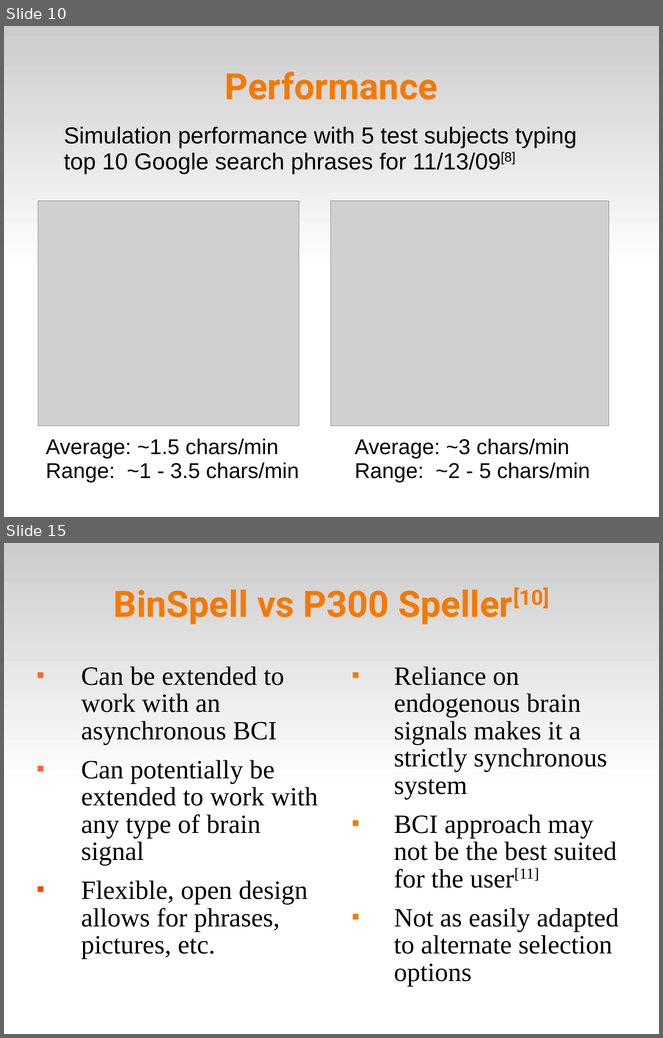
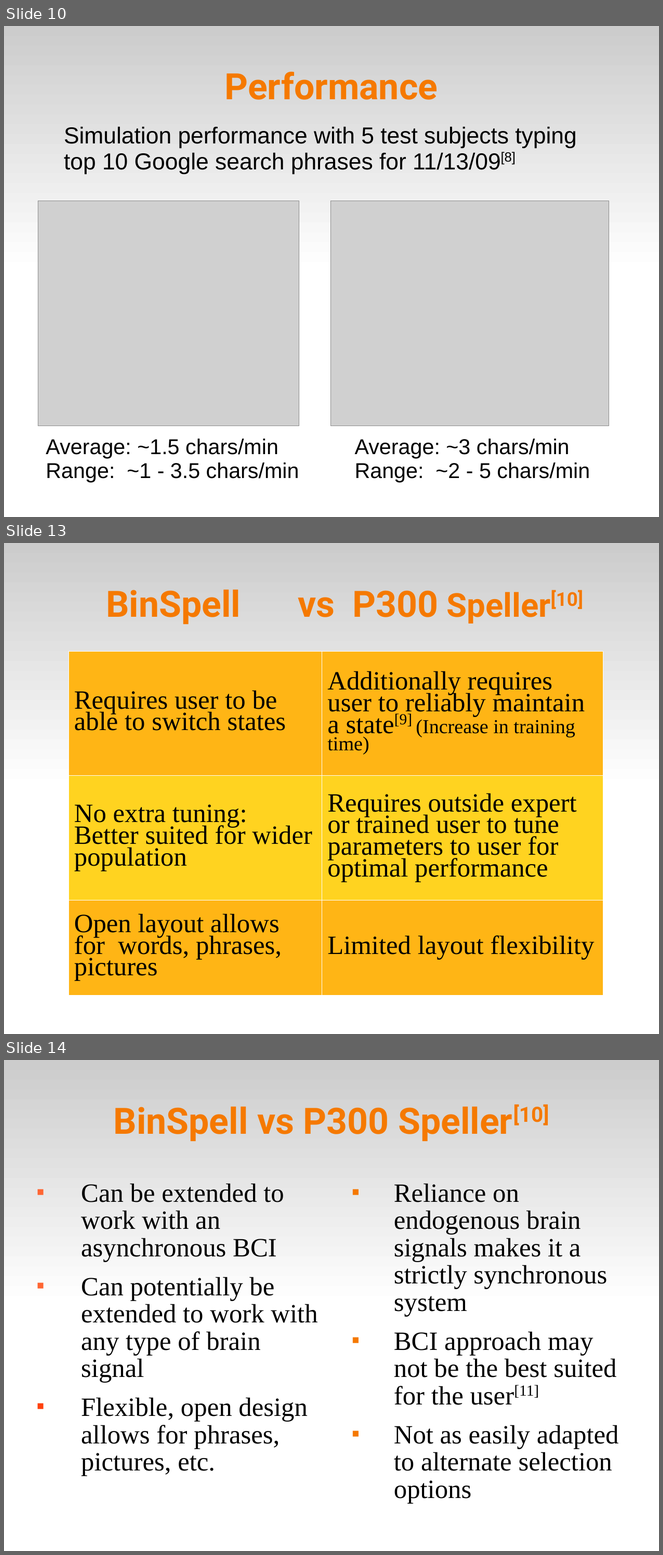
Before and after one commit to abdullah38rcc/BCI-Virtual-Keyboard, a slide deck: master's/docs/virtKey.ppt. Shown one above the other, each under a label of ours: slides 10 and 15 before the commit, slides 10, 13 and 14 after it; the slides between them are not shown. The pictures are 663x1038 and 663x1555 pixels, drawn with LibreOffice and Linux fonts; fonts in the diff are those of the drawing; grey boxes stand for pictures. Boxes give left, top, right and bottom in pixels: in the first picture for what was removed or moved away, otherwise in the second. Text is boxed around its words. In the diff, an @@ line names an element or a change of style, - is before the commit and + after.

```diff
--- a/master's/docs/virtKey.ppt
+++ b/master's/docs/virtKey.ppt
@@ slide 13 added at [4,543,659,1034], background #FFFFFF; not listed: 1 template element that a slide beside it also shows @@
@@ title added at [106,589,241,624], 44 pt, text #F57900, bold @@
+BinSpell
@@ text added at [298,597,335,617], 44 pt, text #F57900, bold @@
+vs
@@ text added at [352,590,584,624], 40 pt, text #F57900, bold @@
+P300 Speller[10]
@@ table added at [68,651,604,996], 3 rows, 2 columns @@
+Requires user to be able to switch states | Additionally requires user to reliably maintain a state[9] (Increase in training time)
+No extra tuning: Better suited for wider population | Requires outside expert or trained user to tune parameters to user for optimal performance
+Open layout allows for words, phrases, pictures | Limited layout flexibility
@@ what was slide 15 is now slide 14 @@
```
Also in this commit, not shown: 6 slides changed, 2 slides removed.
